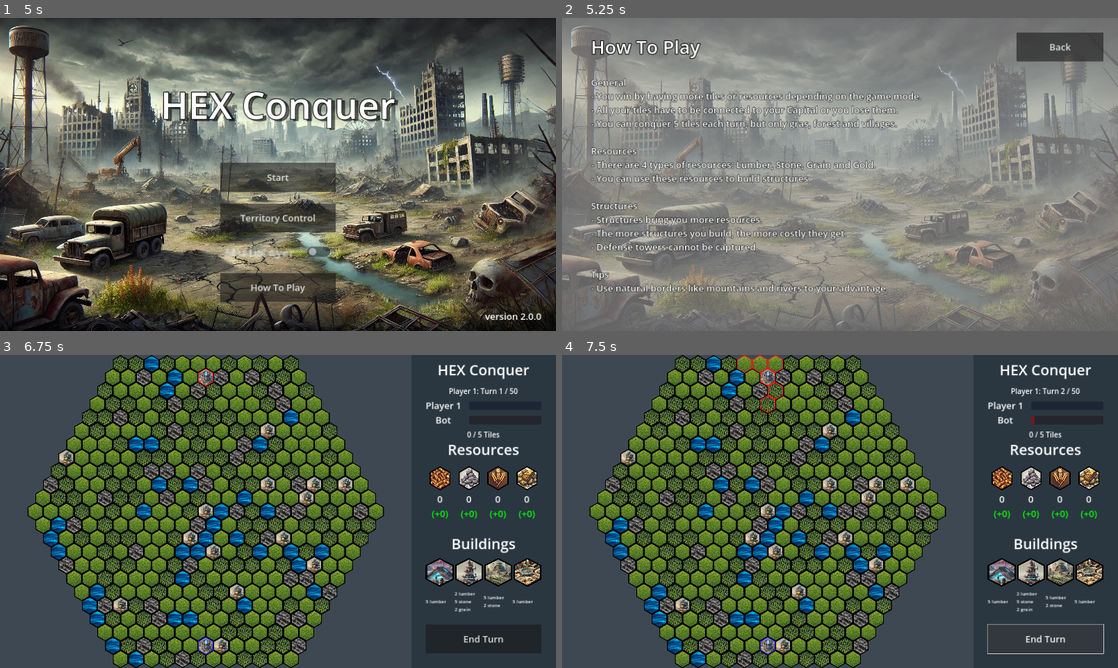
Above: before the commit, frames 1-4 (two rows, left to right).
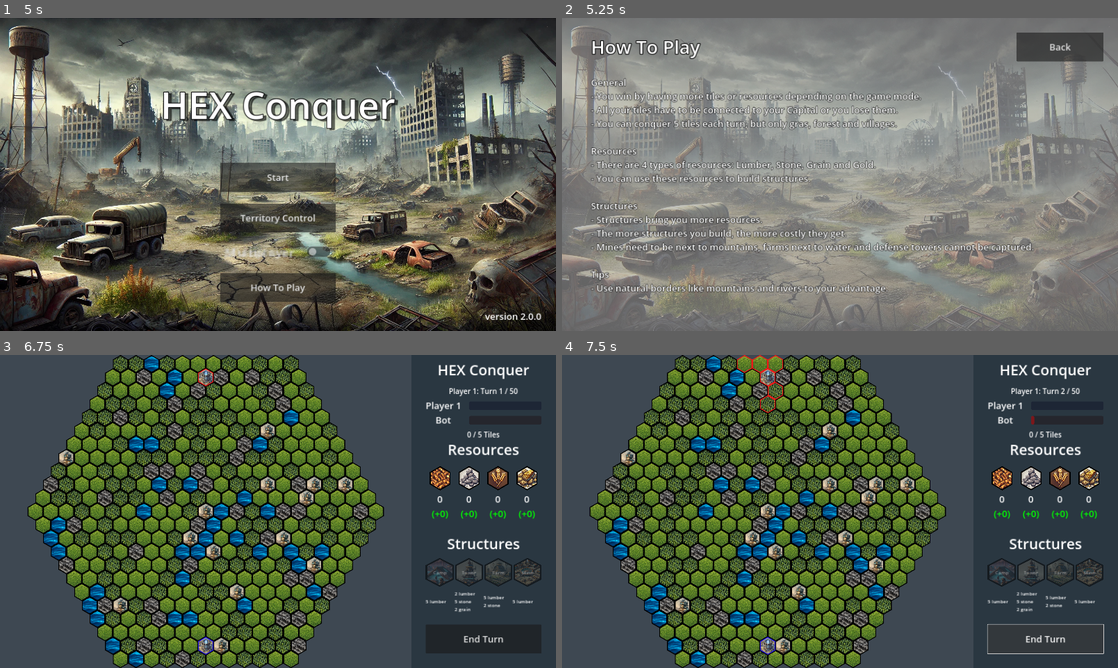
Above: after the commit, the same moments.

Repository: nguyendangy/hex-conquer
Game: Godot game, scene res://Scenes/Intro.tscn
The game is run twice, just before and just after one commit, with the same random seed, the same clock (stepped at 60 frames per second) and the same inputs.
Inputs (mouse positions are in pixels of both pictures, inside the frame that each line leads up to):
- Up to frame 1 (5 s): move the mouse to (400, 158) at 0.52 s; hold Right mouse button (camera_pan) 0.53-1.28 s; click (400, 158) at 0.67 s; move the mouse to (166, 190) at 1.27 s; tap Mouse wheel up (camera_zoom_in) at 1.35 s; click (166, 190) at 1.42 s; move the mouse to (333, 105) at 2.02 s; tap Mouse wheel down (camera_zoom_out) at 2.1 s; click (333, 105) at 2.17 s; click "Next" at 2.75 s; click "Next" at 3.5 s; click "Skip" at 4.25 s
- Up to frame 2 (5.25 s): click "How To Play" at 5 s
- Up to frame 3 (6.75 s): click "Back" at 5.75 s; click "Start" at 6.5 s
- Up to frame 4 (7.5 s): click "End Turn" at 7.25 s

Frame 1 is identical in both runs. In frame 2, 1.1% of the frame differs, in the area x 6-85%, y 71-76%; in frame 3, 1.5%, in the area x 76-98%, y 58-74%; in frame 4, 1.5%.

Commit message:
Update theme for structure buttons

Diff:
--- a/Scenes/HUD.tscn
+++ b/Scenes/HUD.tscn
@@ -1,14 +1,14 @@
-[gd_scene load_steps=13 format=3 uid="uid://bcpwm5nnjml6g"]
+[gd_scene load_steps=41 format=3 uid="uid://bcpwm5nnjml6g"]
 
 [ext_resource type="Script" path="res://Scripts/HUD.gd" id="1_ur7ax"]
 [ext_resource type="Texture2D" uid="uid://bg2r1gyi71xq" path="res://Assets/Resources/lumber.png" id="2_jmkj3"]
 [ext_resource type="Texture2D" uid="uid://fd03va1peca3" path="res://Assets/Resources/stone.png" id="3_lx8te"]
 [ext_resource type="Texture2D" uid="uid://ccmtd8s0g7lvx" path="res://Assets/Resources/grain.png" id="4_6f2n6"]
 [ext_resource type="Texture2D" uid="uid://jatrjna157y2" path="res://Assets/Resources/gold.png" id="5_uacix"]
-[ext_resource type="StyleBox" path="res://Assets/Themes/camp-button.tres" id="6_xapaj"]
-[ext_resource type="StyleBox" uid="uid://d00sqi52tc2a3" path="res://Assets/Themes/tower-button.tres" id="7_q4wco"]
-[ext_resource type="StyleBox" uid="uid://223sg5slir3a" path="res://Assets/Themes/farm-button.tres" id="8_cqy0v"]
-[ext_resource type="StyleBox" uid="uid://wxyxxr8ioyve" path="res://Assets/Themes/mine-button.tres" id="9_crh2b"]
+[ext_resource type="Texture2D" uid="uid://cvl1uobkvbilx" path="res://Assets/Structures/Camp/black-camp.png" id="6_hl73y"]
+[ext_resource type="Texture2D" uid="uid://brgbxmo3nhi8w" path="res://Assets/Structures/Tower/black-tower.png" id="7_i6bhi"]
+[ext_resource type="Texture2D" uid="uid://c4v4itcjbtijd" path="res://Assets/Structures/Farm/black-farm.png" id="8_lxia4"]
+[ext_resource type="Texture2D" uid="uid://jodmsjifpf0s" path="res://Assets/Structures/Mine/black-mine.png" id="9_h0cck"]
 
 [sub_resource type="LabelSettings" id="LabelSettings_0ntik"]
 font_size = 32
@@ -19,6 +19,122 @@
 [sub_resource type="LabelSettings" id="LabelSettings_raq0k"]
 font_size = 32
 font_color = Color(0, 1, 0, 1)
+
+[sub_resource type="StyleBoxTexture" id="StyleBoxTexture_vd1bg"]
+texture = ExtResource("6_hl73y")
+modulate_color = Color(0.501961, 0.501961, 0.501961, 0.501961)
+
+[sub_resource type="StyleBoxEmpty" id="StyleBoxEmpty_irixw"]
+
+[sub_resource type="StyleBoxTexture" id="StyleBoxTexture_cg834"]
+texture = ExtResource("6_hl73y")
+modulate_color = Color(0.60933, 0.60933, 0.60933, 1)
+
+[sub_resource type="StyleBoxTexture" id="StyleBoxTexture_fajtn"]
+texture = ExtResource("6_hl73y")
+modulate_color = Color(0.607843, 0.607843, 0.607843, 1)
+
+[sub_resource type="StyleBoxTexture" id="StyleBoxTexture_u0gyj"]
+texture = ExtResource("6_hl73y")
+
+[sub_resource type="StyleBoxTexture" id="StyleBoxTexture_h04ki"]
+texture = ExtResource("6_hl73y")
+modulate_color = Color(0.419608, 0.419608, 0.419608, 1)
+
+[sub_resource type="Theme" id="Theme_s2int"]
+Button/styles/disabled = SubResource("StyleBoxTexture_vd1bg")
+Button/styles/focus = SubResource("StyleBoxEmpty_irixw")
+Button/styles/hover = SubResource("StyleBoxTexture_cg834")
+Button/styles/hover_pressed = SubResource("StyleBoxTexture_fajtn")
+Button/styles/normal = SubResource("StyleBoxTexture_u0gyj")
+Button/styles/pressed = SubResource("StyleBoxTexture_h04ki")
+
+[sub_resource type="StyleBoxTexture" id="StyleBoxTexture_1p087"]
+texture = ExtResource("7_i6bhi")
+modulate_color = Color(0.501961, 0.501961, 0.501961, 0.501961)
+
+[sub_resource type="StyleBoxEmpty" id="StyleBoxEmpty_3g1b6"]
+
+[sub_resource type="StyleBoxTexture" id="StyleBoxTexture_dubyu"]
+texture = ExtResource("7_i6bhi")
+modulate_color = Color(0.607843, 0.607843, 0.607843, 1)
+
+[sub_resource type="StyleBoxTexture" id="StyleBoxTexture_j0kue"]
+texture = ExtResource("7_i6bhi")
+modulate_color = Color(0.607843, 0.607843, 0.607843, 1)
+
+[sub_resource type="StyleBoxTexture" id="StyleBoxTexture_vg0e8"]
+texture = ExtResource("7_i6bhi")
+
+[sub_resource type="StyleBoxTexture" id="StyleBoxTexture_lnu0w"]
+texture = ExtResource("7_i6bhi")
+modulate_color = Color(0.419608, 0.419608, 0.419608, 1)
+
+[sub_resource type="Theme" id="Theme_ujyfl"]
+Button/styles/disabled = SubResource("StyleBoxTexture_1p087")
+Button/styles/focus = SubResource("StyleBoxEmpty_3g1b6")
+Button/styles/hover = SubResource("StyleBoxTexture_dubyu")
+Button/styles/hover_pressed = SubResource("StyleBoxTexture_j0kue")
+Button/styles/normal = SubResource("StyleBoxTexture_vg0e8")
+Button/styles/pressed = SubResource("StyleBoxTexture_lnu0w")
+
+[sub_resource type="StyleBoxTexture" id="StyleBoxTexture_ljpgy"]
+texture = ExtResource("8_lxia4")
+modulate_color = Color(0.501961, 0.501961, 0.501961, 0.501961)
+
+[sub_resource type="StyleBoxEmpty" id="StyleBoxEmpty_41wy7"]
+
+[sub_resource type="StyleBoxTexture" id="StyleBoxTexture_nkg72"]
+texture = ExtResource("8_lxia4")
+modulate_color = Color(0.607843, 0.607843, 0.607843, 1)
+
+[sub_resource type="StyleBoxTexture" id="StyleBoxTexture_6rro1"]
+texture = ExtResource("8_lxia4")
+modulate_color = Color(0.607843, 0.607843, 0.607843, 1)
+
+[sub_resource type="StyleBoxTexture" id="StyleBoxTexture_jetbn"]
+texture = ExtResource("8_lxia4")
+
+[sub_resource type="StyleBoxTexture" id="StyleBoxTexture_e6ees"]
+texture = ExtResource("8_lxia4")
+modulate_color = Color(0.419608, 0.419608, 0.419608, 1)
+
+[sub_resource type="Theme" id="Theme_5p0gv"]
+Button/styles/disabled = SubResource("StyleBoxTexture_ljpgy")
+Button/styles/focus = SubResource("StyleBoxEmpty_41wy7")
+Button/styles/hover = SubResource("StyleBoxTexture_nkg72")
+Button/styles/hover_pressed = SubResource("StyleBoxTexture_6rro1")
+Button/styles/normal = SubResource("StyleBoxTexture_jetbn")
+Button/styles/pressed = SubResource("StyleBoxTexture_e6ees")
+
+[sub_resource type="StyleBoxTexture" id="StyleBoxTexture_l6nlq"]
+texture = ExtResource("9_h0cck")
+modulate_color = Color(0.501961, 0.501961, 0.501961, 0.501961)
+
+[sub_resource type="StyleBoxEmpty" id="StyleBoxEmpty_qnpbu"]
+
+[sub_resource type="StyleBoxTexture" id="StyleBoxTexture_xhs3l"]
+texture = ExtResource("9_h0cck")
+modulate_color = Color(0.607843, 0.607843, 0.607843, 1)
+
+[sub_resource type="StyleBoxTexture" id="StyleBoxTexture_qqf5k"]
+texture = ExtResource("9_h0cck")
+modulate_color = Color(0.607843, 0.607843, 0.607843, 1)
+
+[sub_resource type="StyleBoxTexture" id="StyleBoxTexture_cvuij"]
+texture = ExtResource("9_h0cck")
+
+[sub_resource type="StyleBoxTexture" id="StyleBoxTexture_y7yr4"]
+texture = ExtResource("9_h0cck")
+modulate_color = Color(0.419608, 0.419608, 0.419608, 1)
+
+[sub_resource type="Theme" id="Theme_mny3k"]
+Button/styles/disabled = SubResource("StyleBoxTexture_l6nlq")
+Button/styles/focus = SubResource("StyleBoxEmpty_qnpbu")
+Button/styles/hover = SubResource("StyleBoxTexture_xhs3l")
+Button/styles/hover_pressed = SubResource("StyleBoxTexture_qqf5k")
+Button/styles/normal = SubResource("StyleBoxTexture_cvuij")
+Button/styles/pressed = SubResource("StyleBoxTexture_y7yr4")
 
 [node name="CanvasLayer" type="CanvasLayer"]
 offset = Vector2(1420, 0)
@@ -243,7 +359,7 @@
 offset_right = 500.0
 offset_bottom = 100.0
 theme_override_font_sizes/font_size = 50
-text = "Buildings"
+text = "Structures"
 horizontal_alignment = 1
 vertical_alignment = 1
 
@@ -258,48 +374,28 @@
 [node name="Button1" type="Button" parent="Buildings/Buttons"]
 layout_mode = 2
 size_flags_horizontal = 3
-theme_override_styles/focus = ExtResource("6_xapaj")
-theme_override_styles/disabled = ExtResource("6_xapaj")
-theme_override_styles/hover_pressed = ExtResource("6_xapaj")
-theme_override_styles/hover = ExtResource("6_xapaj")
-theme_override_styles/pressed = ExtResource("6_xapaj")
-theme_override_styles/normal = ExtResource("6_xapaj")
+theme = SubResource("Theme_s2int")
 disabled = true
 text = "Camp"
 
 [node name="Button2" type="Button" parent="Buildings/Buttons"]
 layout_mode = 2
 size_flags_horizontal = 3
-theme_override_styles/focus = ExtResource("7_q4wco")
-theme_override_styles/disabled = ExtResource("7_q4wco")
-theme_override_styles/hover_pressed = ExtResource("7_q4wco")
-theme_override_styles/hover = ExtResource("7_q4wco")
-theme_override_styles/pressed = ExtResource("7_q4wco")
-theme_override_styles/normal = ExtResource("7_q4wco")
+theme = SubResource("Theme_ujyfl")
 disabled = true
 text = "Tower"
 
 [node name="Button3" type="Button" parent="Buildings/Buttons"]
 layout_mode = 2
 size_flags_horizontal = 3
-theme_override_styles/focus = ExtResource("8_cqy0v")
-theme_override_styles/disabled = ExtResource("8_cqy0v")
-theme_override_styles/hover_pressed = ExtResource("8_cqy0v")
-theme_override_styles/hover = ExtResource("8_cqy0v")
-theme_override_styles/pressed = ExtResource("8_cqy0v")
-theme_override_styles/normal = ExtResource("8_cqy0v")
+theme = SubResource("Theme_5p0gv")
 disabled = true
 text = "Farm"
 
 [node name="Button4" type="Button" parent="Buildings/Buttons"]
 layout_mode = 2
 size_flags_horizontal = 3
-theme_override_styles/focus = ExtResource("9_crh2b")
-theme_override_styles/disabled = ExtResource("9_crh2b")
-theme_override_styles/hover_pressed = ExtResource("9_crh2b")
-theme_override_styles/hover = ExtResource("9_crh2b")
-theme_override_styles/pressed = ExtResource("9_crh2b")
-theme_override_styles/normal = ExtResource("9_crh2b")
+theme = SubResource("Theme_mny3k")
 disabled = true
 text = "Mine"
 
--- a/Scenes/HelpPage.tscn
+++ b/Scenes/HelpPage.tscn
@@ -60,7 +60,7 @@
 Structures
 - Structures bring you more resources.
 - The more structures you build, the more costly they get.
-- Defense towers cannot be captured.
+- Mines need to be next to mountains, farms next to water and defense towers cannot be captured.
 
 Tips
 - Use natural borders like mountains and rivers to your advantage."
--- a/Scripts/Player.gd
+++ b/Scripts/Player.gd
@@ -48,7 +48,7 @@
 		self.gold += self.goldPerTurn
 
 	func reset_player():
-		self.lumber = lumber
+		self.lumber = 0
 		self.lumberPerTurn = 0
 		self.stone = 0
 		self.stonePerTurn = 0
